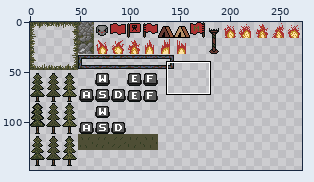
Sprite sheet, stored at Assets/Sprites/Texture/tileset-weirdspices-2.png. Above: a wide view before the commit, with the close-up outlined.
Close-up. Old version:
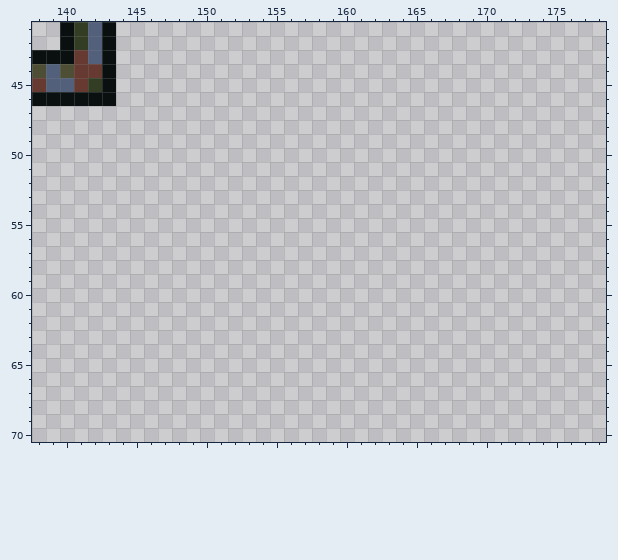
The file is 272x256 pixels. Colours within 5 levels of each other are drawn and written as one. Shown: x 138..178, y 41..70. The wide view leaves out empty margins.
The same view after the edit:
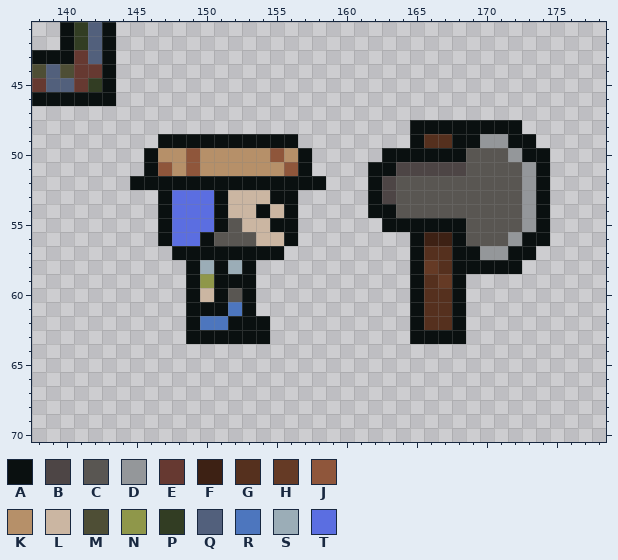
Palette (. is transparent): A #0a1010  B #4d4545  C #595652  D #94979a  E #663931  F #3d2114  G #55301e  H #653a25  J #8f563b  K #b69069  L #cbb6a2  M #4e4e35  N #8f974a  P #323d23  Q #52607c  R #4d76be  S #9badb7  T #5b6ee1
Edits made:
The edit adds colour A in row 48 at x 165 to 172; in row 49 at x 147 to 156, 165, 168 to 169 and 172 to 173; in row 50 at x 146, 157, 163 to 168 and 173 to 174; in row 51 at x 146, 157, 162 to 163 and 174; in row 52 at x 145 to 158, 162 and 174; in row 53 at x 147, 151, 155 to 156, 162 and 174.
The edit adds colour A in row 54 at x 147, 151, 154, 156, 162 to 163 and 174; in row 55 at x 147, 151, 155 to 156, 163 to 168 and 174; in row 56 at x 147, 150, 156, 165, 168 and 173 to 174; in row 57 at x 148 to 155, 165, 168 to 169 and 172 to 173; in row 58 at x 149, 151, 153, 165 and 168 to 172; in row 59 at x 149, 151 to 153, 165 and 168.
The edit adds colour A in row 60 at x 149, 151, 153, 165 and 168; in row 61 at x 149 to 151, 153, 165 and 168; in row 62 at x 149, 152 to 154, 165 and 168; in row 63 at x 149 to 154 and 165 to 168.
The edit adds colour B in row 51 at x 164 to 168; in rows 52 to 53 at x 163.
The edit adds colour C in row 50 at x 169 to 171; in row 51 at x 169 to 172; in rows 52 to 54 at x 164 to 172; in row 55 at x 152 and 169 to 172; in row 56 at x 151 to 153 and 169 to 171; in row 60 at x 152.
The edit adds colour D in row 49 at x 170 to 171; in row 50 at x 172; in rows 51 to 55 at x 173; in row 56 at x 172; in row 57 at x 170 to 171.
The edit adds colour F in row 56 at x 166 to 167.
The edit adds colour G in row 49 at x 166 to 167; in row 57 at x 166 to 167; in row 58 at x 167; in row 59 at x 166; in rows 60 to 62 at x 166 to 167.
The edit adds colour H in row 58 at x 166; in row 59 at x 167.
The edit adds colour J in row 50 at x 149 and 155; in row 51 at x 147, 149 and 156.
The edit adds colour K in row 50 at x 147 to 148, 150 to 154 and 156; in row 51 at x 148 and 150 to 155.
The edit adds colour L in row 53 at x 152 to 154; in row 54 at x 152 to 153 and 155; in row 55 at x 153 to 154; in row 56 at x 154 to 155; in row 60 at x 150.
The edit adds colour N in row 59 at x 150.
The edit adds colour R in row 61 at x 152; in row 62 at x 150 to 151.
The edit adds colour S in row 58 at x 150 and 152.
The edit adds colour T in rows 53 to 55 at x 148 to 150; in row 56 at x 148 to 149.
Boxes around the changes in both close-ups, in picture pixels (x1, y1, x2, y2):
added: (368, 120, 550, 344)
added: (130, 134, 326, 344)
